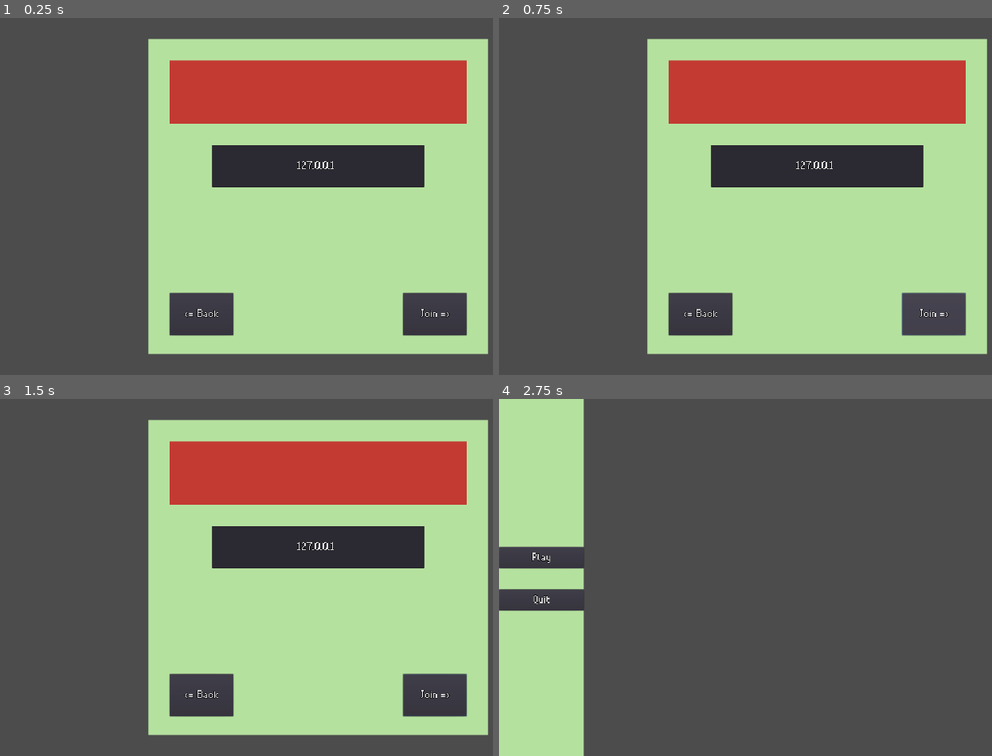
Above: before the commit, frames 1-4 (two rows, left to right).
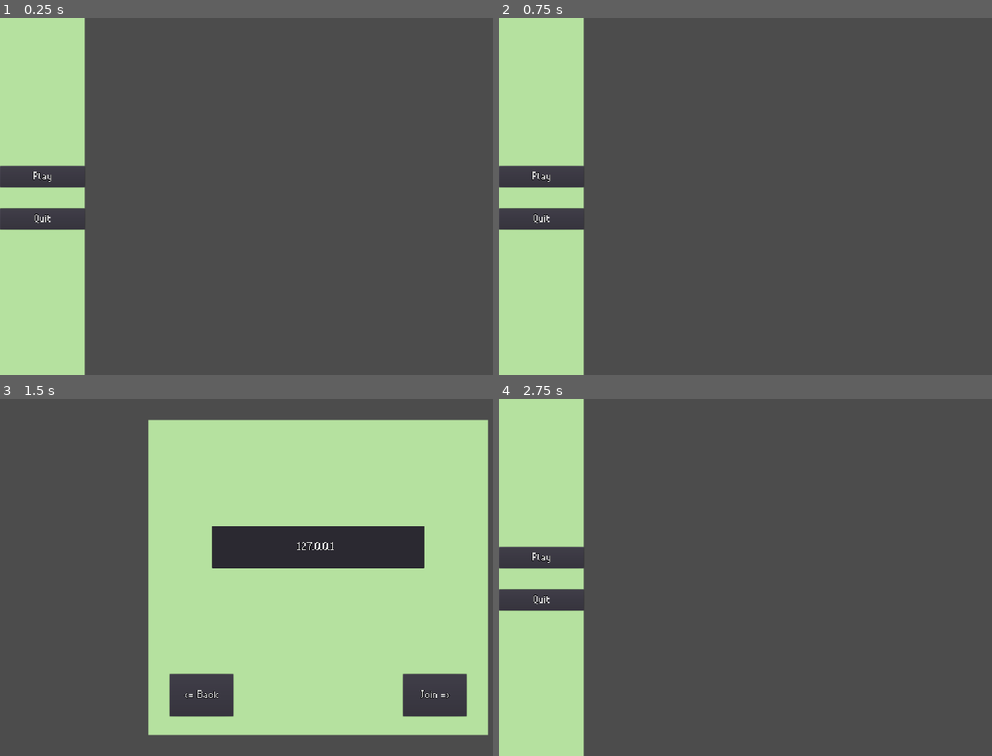
Above: after the commit, the same moments.

Repository: YoAMIOT/Boattle
Game: Godot game, scene res://scenes/UI/MainMenu.tscn
Two runs of this game, one before a commit and one after it. Both use one fixed random seed, a clock stepped at 60 frames per second and the inputs below.
Inputs (mouse positions are in pixels of both pictures, inside the frame that each line leads up to):
- Up to frame 1 (0.25 s): no input
- Up to frame 2 (0.75 s): click (932, 314) at 0.5 s, where only the run before the commit has a clickable "Join =>"
- Up to frame 3 (1.5 s): click (44, 556) at 1.25 s, where only the run after the commit has a clickable "Play"
- Up to frame 4 (2.75 s): click "<= Back" at 2 s

The runs differ from the first frame. In frame 1, 73% of the frame differs, in the area x 0-100%, y 0-100%; in frame 2, 73%; in frame 3, 11%; in frame 4, nothing differs.

Commit message:
Server can connect to client

Diff:
--- a/Boattle/project.godot
+++ b/Boattle/project.godot
@@ -13,6 +13,10 @@
 config/name="Boattle"
 run/main_scene="res://scenes/UI/MainMenu.tscn"
 config/icon="res://icon.png"
+
+[autoload]
+
+Server="*res://scripts/singletons/Server.gd"
 
 [display]
 
--- a/Boattle/scenes/UI/MainMenu.tscn
+++ b/Boattle/scenes/UI/MainMenu.tscn
@@ -1,7 +1,23 @@
-[gd_scene load_steps=3 format=2]
+[gd_scene load_steps=12 format=2]
 
 [ext_resource path="res://ressources/font/TiwipiFont.tres" type="DynamicFont" id=1]
 [ext_resource path="res://scripts/MainMenu.gd" type="Script" id=2]
+[ext_resource path="res://ressources/animations/loading/loading1.png" type="Texture" id=3]
+[ext_resource path="res://ressources/animations/loading/loading4.png" type="Texture" id=4]
+[ext_resource path="res://ressources/animations/loading/loading7.png" type="Texture" id=5]
+[ext_resource path="res://ressources/animations/loading/loading2.png" type="Texture" id=6]
+[ext_resource path="res://ressources/animations/loading/loading6.png" type="Texture" id=7]
+[ext_resource path="res://ressources/animations/loading/loading8.png" type="Texture" id=8]
+[ext_resource path="res://ressources/animations/loading/loading3.png" type="Texture" id=9]
+[ext_resource path="res://ressources/animations/loading/loading5.png" type="Texture" id=10]
+
+[sub_resource type="SpriteFrames" id=1]
+animations = [ {
+"frames": [ ExtResource( 3 ), ExtResource( 6 ), ExtResource( 9 ), ExtResource( 4 ), ExtResource( 10 ), ExtResource( 7 ), ExtResource( 5 ), ExtResource( 8 ) ],
+"loop": true,
+"name": "default",
+"speed": 5.0
+} ]
 
 [node name="MainMenu" type="Control"]
 anchor_right = 1.0
@@ -12,7 +28,6 @@
 }
 
 [node name="Menu" type="Control" parent="."]
-visible = false
 anchor_right = 1.0
 anchor_bottom = 1.0
 __meta__ = {
@@ -50,6 +65,7 @@
 }
 
 [node name="ServerMenu" type="Control" parent="."]
+visible = false
 anchor_right = 1.0
 anchor_bottom = 1.0
 __meta__ = {
@@ -61,6 +77,7 @@
 polygon = PoolVector2Array( 448, 64, 1472, 64, 1472, 1016, 448, 1016 )
 
 [node name="Error" type="Control" parent="ServerMenu"]
+visible = false
 anchor_right = 1.0
 anchor_bottom = 1.0
 __meta__ = {
@@ -143,7 +160,89 @@
 "_edit_use_anchors_": false
 }
 
+[node name="Connecting" type="Control" parent="."]
+visible = false
+anchor_right = 1.0
+anchor_bottom = 1.0
+__meta__ = {
+"_edit_use_anchors_": false
+}
+
+[node name="Bg" type="Polygon2D" parent="Connecting"]
+color = Color( 0.713726, 0.886275, 0.627451, 1 )
+polygon = PoolVector2Array( 640, 192, 1280, 192, 1280, 896, 640, 896 )
+
+[node name="ConnectingLabel" type="Label" parent="Connecting"]
+anchor_right = 1.0
+anchor_bottom = 1.0
+margin_left = 704.0
+margin_top = 256.0
+margin_right = -704.0
+margin_bottom = -760.0
+custom_fonts/font = ExtResource( 1 )
+text = "Connecting..."
+align = 1
+valign = 1
+__meta__ = {
+"_edit_use_anchors_": false
+}
+
+[node name="ConnectedLabel" type="Label" parent="Connecting"]
+visible = false
+anchor_right = 1.0
+anchor_bottom = 1.0
+margin_left = 704.0
+margin_top = 256.0
+margin_right = -704.0
+margin_bottom = -760.0
+custom_fonts/font = ExtResource( 1 )
+text = "Connected!"
+align = 1
+valign = 1
+__meta__ = {
+"_edit_use_anchors_": false
+}
+
+[node name="ConnectionFailedLabel" type="Label" parent="Connecting"]
+visible = false
+anchor_right = 1.0
+anchor_bottom = 1.0
+margin_left = 704.0
+margin_top = 256.0
+margin_right = -704.0
+margin_bottom = -248.0
+custom_fonts/font = ExtResource( 1 )
+text = "Connection
+Failed!"
+align = 1
+valign = 1
+__meta__ = {
+"_edit_use_anchors_": false
+}
+
+[node name="LoadingAnim" type="AnimatedSprite" parent="Connecting"]
+position = Vector2( 960, 576 )
+scale = Vector2( 85.3333, 85.3333 )
+frames = SubResource( 1 )
+frame = 1
+playing = true
+
+[node name="SuccessTimer" type="Timer" parent="Connecting"]
+wait_time = 3.0
+one_shot = true
+
+[node name="FailureTimer" type="Timer" parent="Connecting"]
+wait_time = 5.0
+one_shot = true
+
+[node name="TimeOutTimer" type="Timer" parent="Connecting"]
+wait_time = 30.0
+one_shot = true
+
 [connection signal="pressed" from="Menu/PlayButton" to="." method="_on_PlayButton_pressed"]
 [connection signal="pressed" from="Menu/QuitButton" to="." method="_on_QuitButton_pressed"]
 [connection signal="pressed" from="ServerMenu/JoinButton" to="." method="_on_JoinButton_pressed"]
 [connection signal="pressed" from="ServerMenu/BackButton" to="." method="_on_BackButton_pressed"]
+[connection signal="timeout" from="Connecting/SuccessTimer" to="." method="_on_SuccessTimer_timeout"]
+[connection signal="timeout" from="Connecting/FailureTimer" to="." method="_on_FailureTimer_timeout"]
+[connection signal="timeout" from="Connecting/TimeOutTimer" to="." method="_on_TimeOutTimer_timeout"]
--- a/Boattle/scripts/MainMenu.gd
+++ b/Boattle/scripts/MainMenu.gd
@@ -1,20 +1,79 @@
 extends Control
 
+###Variables###
+var regex : RegEx = RegEx.new();
+var connectionSuccess : bool = false;
+
+
+
+func _ready():
+	regex.compile("\\b(25[0-5]|2[0-4][0-9]|[01]?[0-9][0-9]?)\\.(25[0-5]|2[0-4][0-9]|[01]?[0-9][0-9]?)\\.(25[0-5]|2[0-4][0-9]|[01]?[0-9][0-9]?)\\.(25[0-5]|2[0-4][0-9]|[01]?[0-9][0-9]?)\\b");
+	var _signalFailedConnect = Server.connect("failedToConnect", self, "onConnectionFailed");
+	var _signalSuccessConnect = Server.connect("successfullyConnected", self, "onConnectionSuccess");
 
 
 func _on_PlayButton_pressed():
 	get_node("Menu").visible = false;
 	get_node("ServerMenu").visible = true;
 
-
 func _on_QuitButton_pressed():
 	get_tree().quit();
-
-
-func _on_JoinButton_pressed():
-	pass # Replace with function body.
-
 
 func _on_BackButton_pressed():
 	get_node("ServerMenu").visible = false;
 	get_node("Menu").visible = true;
+
+
+
+func _on_JoinButton_pressed():
+	get_node("ServerMenu/Error").visible = false;
+	get_node("ServerMenu/Error/EmptyAddress").visible = false;
+	get_node("ServerMenu/Error/InvalidAddress").visible = false;
+
+	if get_node("ServerMenu/IpAddress").text.empty() == false:
+		var result = regex.search(get_node("ServerMenu/IpAddress").text);
+		if result:
+			Server.ip = get_node("ServerMenu/IpAddress").text;
+			Server.connectToServer();
+			get_node("ServerMenu").visible = false;
+			get_node("Connecting").visible = true;
+			get_node("Connecting/TimeOutTimer").start();
+		else:
+			get_node("ServerMenu/Error").visible = true;
+			get_node("ServerMenu/Error/InvalidAddress").visible = true;
+	elif get_node("ServerMenu/IpAddress").text.empty() == true:
+		get_node("ServerMenu/Error").visible = true;
+		get_node("ServerMenu/Error/EmptyAddress").visible = true;
+
+
+func onConnectionFailed():
+	get_node("Connecting/ConnectingLabel").visible = false;
+	get_node("Connecting/LoadingAnim").visible = false;
+	get_node("Connecting/ConnectionFailedLabel").visible = true;
+	get_node("Connecting/FailureTimer").start();
+
+func onConnectionSuccess():
+	get_node("Connecting/ConnectingLabel").visible = false;
+	get_node("Connecting/LoadingAnim").visible = false;
+	get_node("Connecting/ConnectedLabel").visible = true;
+	connectionSuccess = true;
+	get_node("Connecting/SuccessTimer").start();
+
+func _on_TimeOutTimer_timeout():
+	if connectionSuccess == false:
+		get_node("Connecting/ConnectingLabel").visible = false;
+		get_node("Connecting/LoadingAnim").visible = false;
+		get_node("Connecting/ConnectionFailedLabel").visible = true;
+		get_node("Connecting/FailureTimer").start();
+
+func _on_FailureTimer_timeout():
+	get_node("Connecting/ConnectingLabel").visible = true;
+	get_node("Connecting/LoadingAnim").visible = true;
+	get_node("Connecting/ConnectedLabel").visible = false;
+	get_node("Connecting/ConnectionFailedLabel").visible = false;
+	get_node("Connecting").visible = false;
+	get_node("ServerMenu").visible = true;
+	Server.resetNetworkPeer();
+
+func _on_SuccessTimer_timeout():
+	get_node(".").visible = false;
--- /dev/null
+++ b/Boattle/scripts/singletons/Server.gd
@@ -0,0 +1,31 @@
+extends Node
+
+var network = null;
+var ip : String = "";
+var port : int = 4180;
+
+signal successfullyConnected;
+signal failedToConnect;
+
+
+
+func connectToServer():
+	network = NetworkedMultiplayerENet.new();
+	network.create_client(ip, port);
+	get_tree().set_network_peer(network);
+	var _signalFailedConnect = network.connect("connection_failed", self, "connectionFailed");
+	var _signalSuccessConnect = network.connect("connection_succeeded", self, "connectionSucceeded");
+
+func connectionFailed():
+	print("! Failed to connect !");
+	emit_signal("failedToConnect");
+
+func connectionSucceeded():
+	print("===Sucessfully connected===");
+	emit_signal("successfullyConnected");
+
+func resetNetworkPeer():
+	if get_tree().has_network_peer():
+		network.disconnect("connection_failed", self, "connectionFailed");
+		network.disconnect("connection_succeeded", self, "connectionSucceeded");
+		get_tree().network_peer = null
Not shown, removed: Boattle/.mono/metadata/ide_messaging_meta.txt
Binary file added: Boattle/ressources/animations/loading/loading1.png
Not shown, added: Boattle/ressources/animations/loading/loading1.png.import
Binary file added: Boattle/ressources/animations/loading/loading2.png
Not shown, added: Boattle/ressources/animations/loading/loading2.png.import
Binary file added: Boattle/ressources/animations/loading/loading3.png
Not shown, added: Boattle/ressources/animations/loading/loading3.png.import
Binary file added: Boattle/ressources/animations/loading/loading4.png
Not shown, added: Boattle/ressources/animations/loading/loading4.png.import
Binary file added: Boattle/ressources/animations/loading/loading5.png
Not shown, added: Boattle/ressources/animations/loading/loading5.png.import
Binary file added: Boattle/ressources/animations/loading/loading6.png
(and 5 more such lines)
